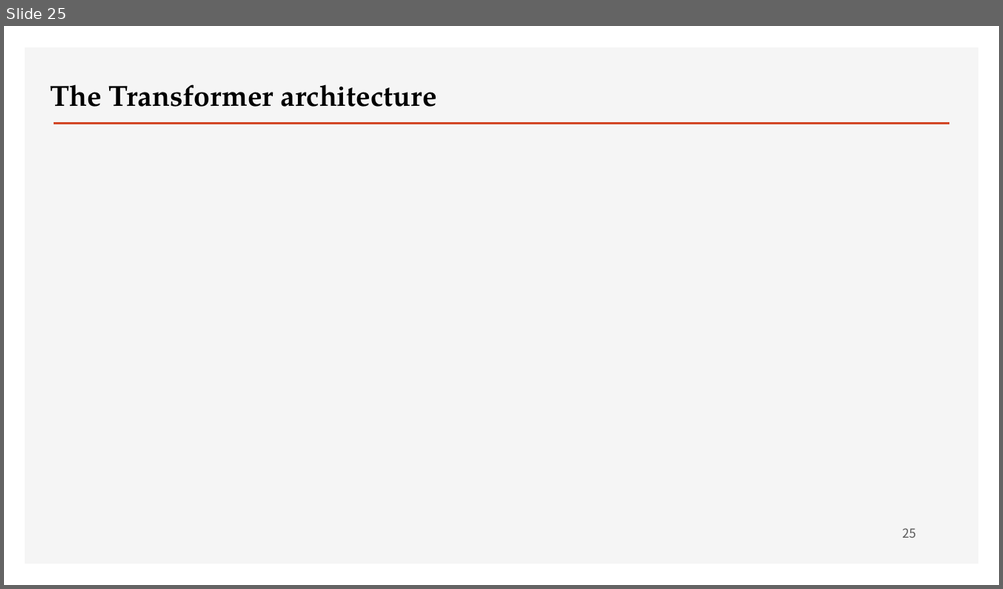
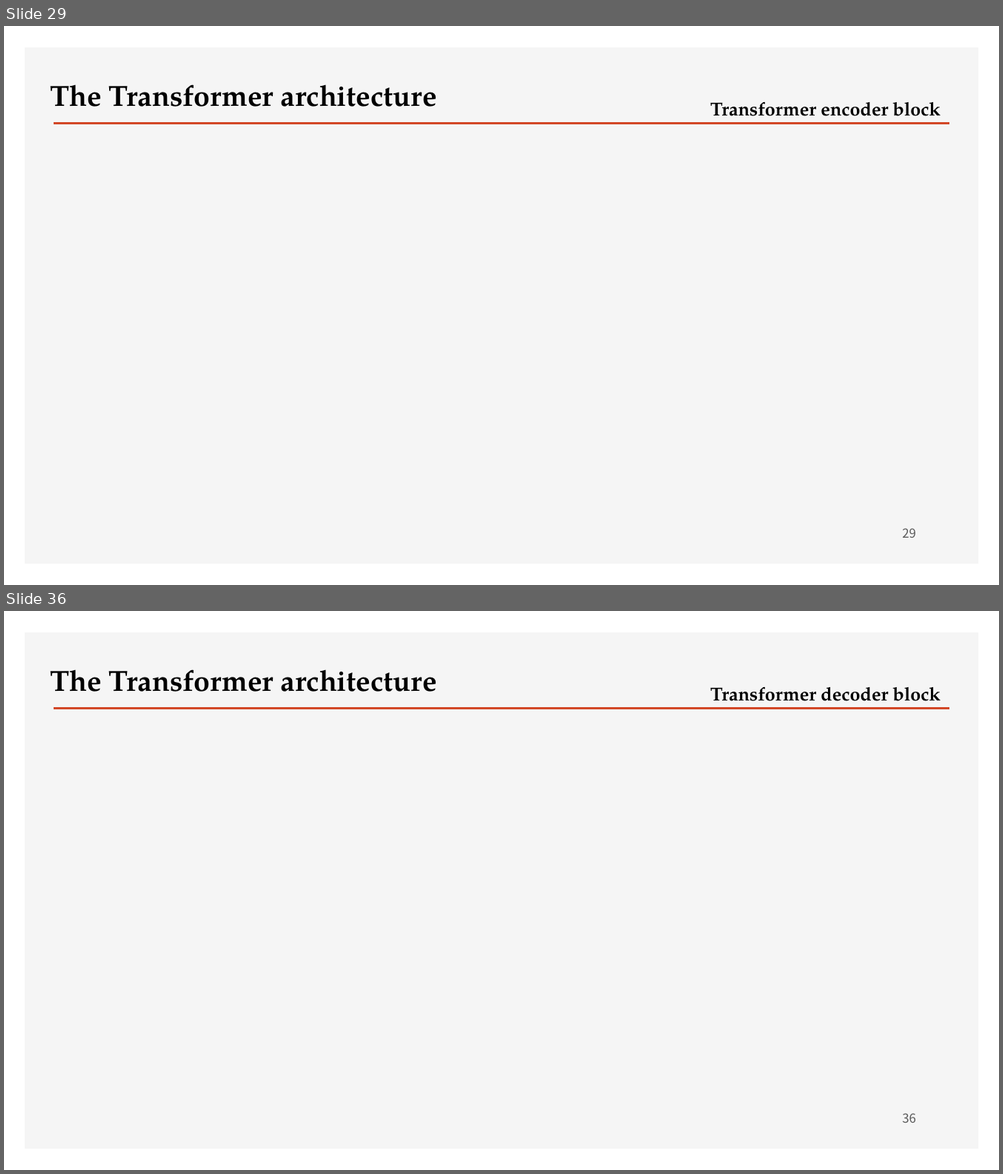
Before and after one commit to ancestor9/2026_Fall_Deep-Learning-with-Python, a slide deck: Chapter 15 Language models and the Transformer.pptx. Shown one above the other, each under a label of ours: slide 25 before the commit, slides 29 and 36 after it; the slides between them are not shown. The pictures are 1003x589 and 1003x1174 pixels, drawn with LibreOffice and Linux fonts; fonts in the diff are those of the drawing; background and template pictures are left out. Boxes give left, top, right and bottom in pixels: in the first picture for what was removed or moved away, otherwise in the second. Text is boxed around its words. In the diff, an @@ line names an element or a change of style, - is before the commit and + after.

```diff
--- a/Chapter 15 Language models and the Transformer.pptx
+++ b/Chapter 15 Language models and the Transformer.pptx
@@ slide 36 added at (x1=4, y1=611, x2=999, y2=1170), background #FFFFFF; not listed: 2 template elements that a slide beside it also shows @@
@@ text added at (x1=50, y1=669, x2=437, y2=692), 28 pt, text #000000, bold @@
+The Transformer architecture
@@ text added at (x1=710, y1=687, x2=940, y2=708), 18 pt, text #000000, bold @@
+Transformer decoder block
@@ page number added at (x1=902, y1=1113, x2=916, y2=1123), 12 pt, text #595959 @@
+36
@@ what was slide 25 is now slide 29 @@
@@ slide 29 changed as well @@
@@ text added at (x1=710, y1=102, x2=940, y2=123), 18 pt, text #000000, bold @@
+Transformer encoder block
@@ page number at (x1=902, y1=528, x2=916, y2=538): text changed @@
-25
+29
```
Also in this commit, not shown: 4 other slides changed, 10 other slides added.
